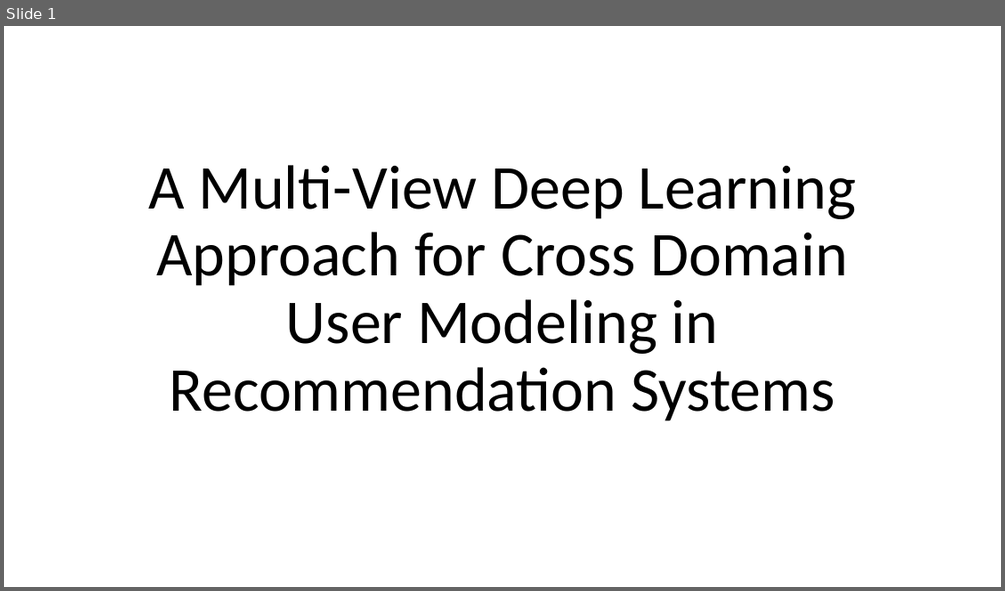
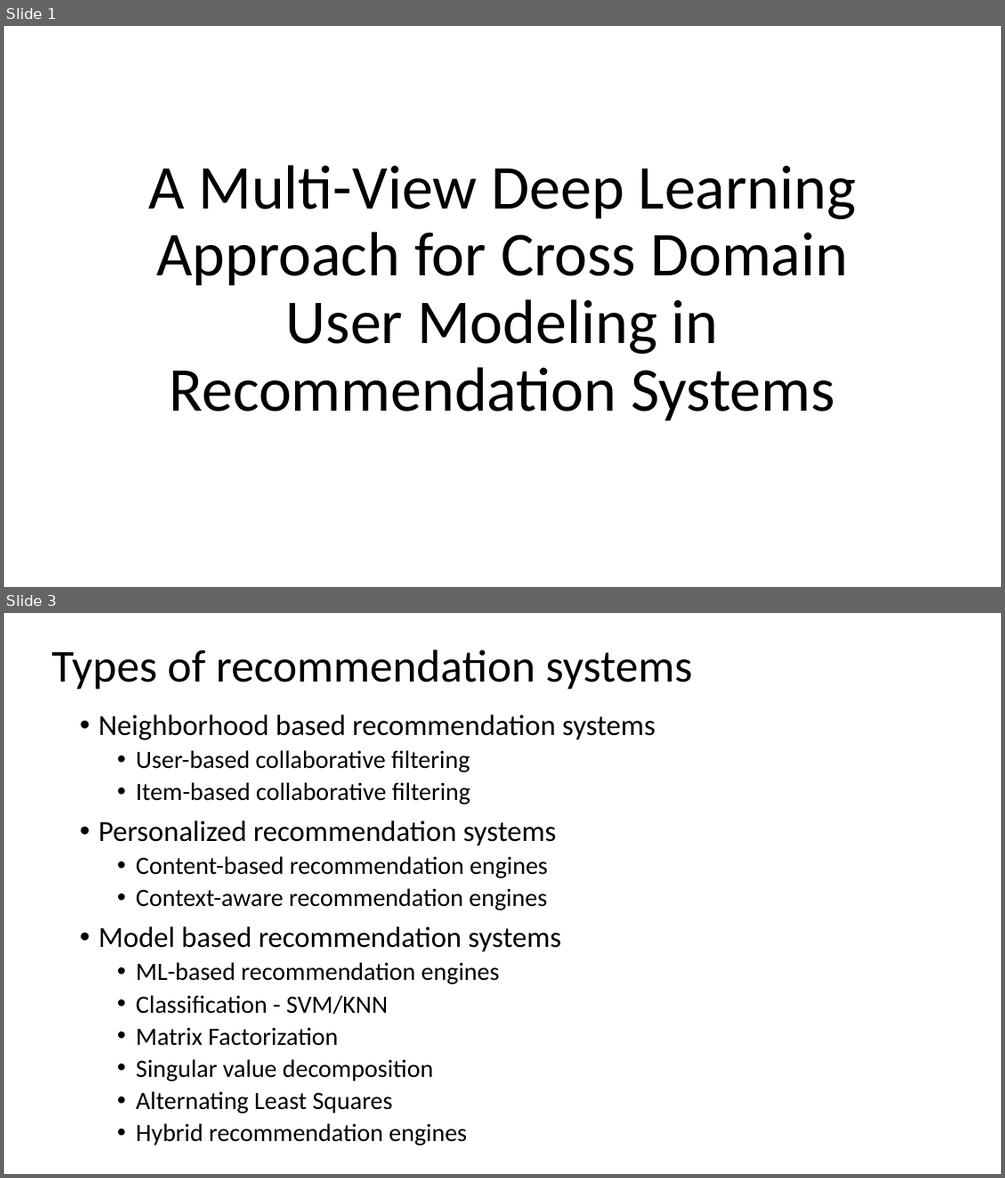
Before and after one commit to Jagadishbapa/Research, a slide deck: ppt ml 10-04-2018.ppt. Shown one above the other, each under a label of ours: slide 1 before the commit, slides 1 and 3 after it; the slides between them are not shown. The pictures are 1005x591 and 1005x1178 pixels, drawn with LibreOffice and Linux fonts; fonts in the diff are those of the drawing. Boxes give left, top, right and bottom in pixels: in the first picture for what was removed or moved away, otherwise in the second. Text is boxed around its words. In the diff, an @@ line names an element or a change of style, - is before the commit and + after.

```diff
--- a/ppt ml 10-04-2018.ppt
+++ b/ppt ml 10-04-2018.ppt
@@ slide 3 added at <box>4,613,1001,1174</box>, background #FFFFFF @@
@@ title added at <box>52,649,693,690</box>, 44 pt, text #000000 @@
+Types of recommendation systems
@@ text added at <box>98,714,655,1145</box>, 24 pt, text #000000 @@
+• Neighborhood based recommendation systems
+  • User-based collaborative filtering
+  • Item-based collaborative filtering
+• Personalized recommendation systems
+  • Content-based recommendation engines
+  • Context-aware recommendation engines
+• Model based recommendation systems
+  • ML-based recommendation engines
+  • Classification - SVM/KNN
+  • Matrix Factorization
+  • Singular value decomposition
+  • Alternating Least Squares
+  • Hybrid recommendation engines
```
Also in this commit, not shown: 4 slides changed, 6 other slides added, 2 slides removed.
